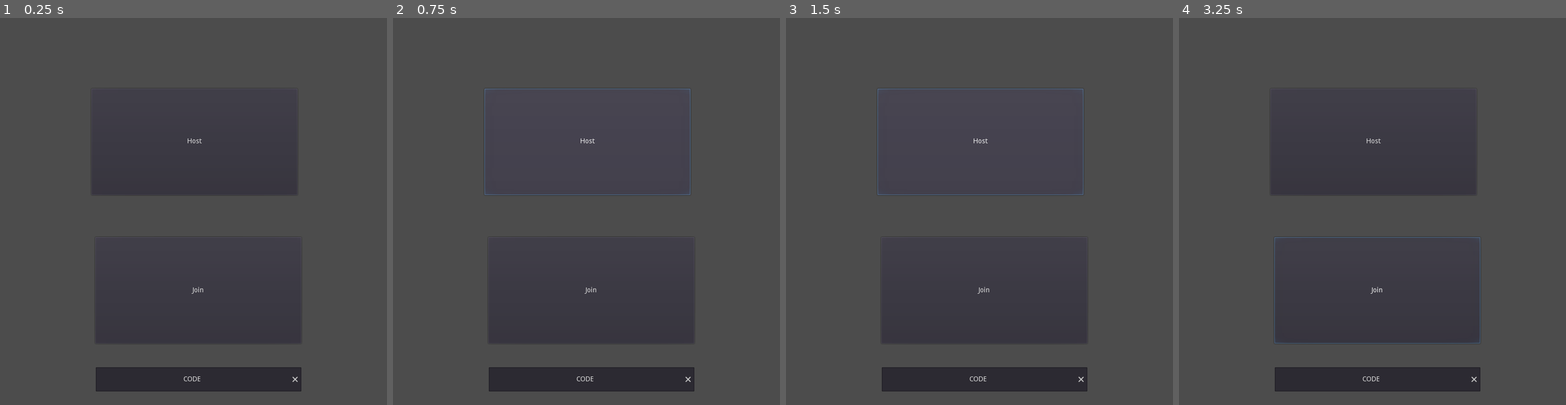
Above: before the commit, frames 1-4 (left to right).
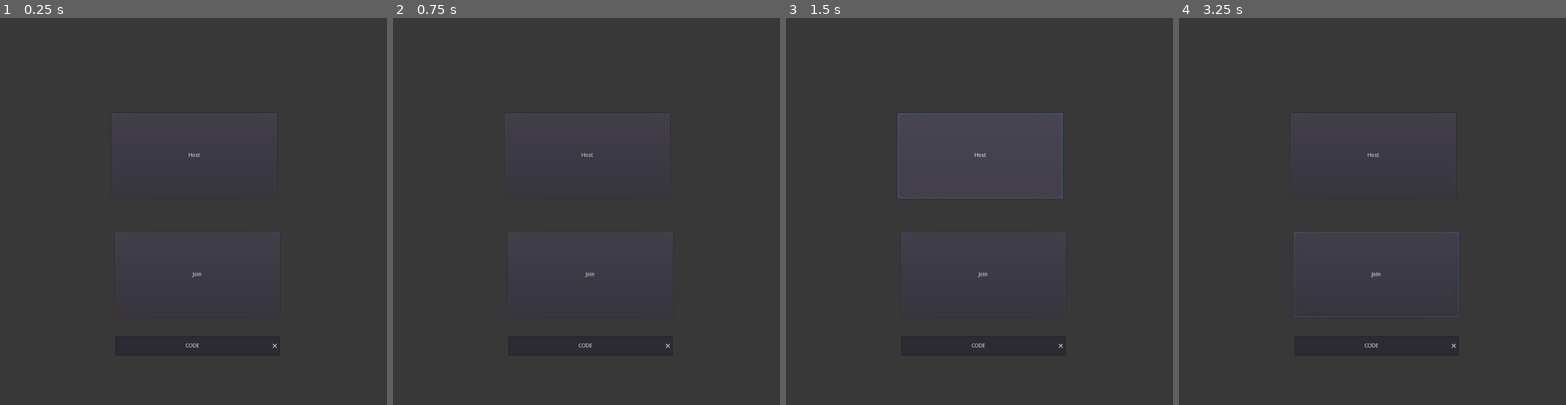
Above: after the commit, the same moments.

Repository: sammy-kuang/EvolutionChess
Game: Godot game, scene res://MainMenu.tscn
Two runs of this game, one before a commit and one after it. Both use one fixed random seed, a clock stepped at 60 frames per second and the inputs below.
Inputs (mouse positions are in pixels of both pictures, inside the frame that each line leads up to):
- Up to frame 1 (0.25 s): no input
- Up to frame 2 (0.75 s): tap Enter at 0.5 s; move the mouse to (671, 192) at 0.52 s; press the mouse at (671, 192) at 0.53 s
- Up to frame 3 (1.5 s): release the mouse at (1064, 192) at 1.25 s; click "Host" at 1.25 s
- Up to frame 4 (3.25 s): click "Join" at 2 s; move the mouse to (1295, 230) at 2.77 s; right-click (1295, 230) at 2.85 s

The runs differ from the first frame. In frame 1, 1.7% of the frame differs, in the area x 23-78%, y 18-97%; in frame 2, 3.7%; in frame 3, 3.8%; in frame 4, 2.0%.

Commit message:
add upgraded queen

Diff:
--- a/Instances/Piece.gd
+++ b/Instances/Piece.gd
@@ -163,6 +163,14 @@
 			generation.append_array(generate_vertical_moves())
 			generation.append_array(generate_horizontal_moves())
 			generation.append_array(generate_diagonal_moves())
+
+			if upgraded: # remove surrounding tiles that are occupied for upgraded queen
+				var st = tile.get_surrounding_tiles()
+				for t in st:
+					if t.has_enemy_piece(team_index):
+						for m in generation:
+							if m.end_tile == t:
+								generation.erase(m)
 		5: # king
 			var s = tile.get_surrounding_tiles()
 			for t in s:
@@ -228,8 +236,19 @@
 		if !enemy_team.has_enemy_in_check():
 			legal_moves.append(move)
 		main_ref.undo_move(move, true) # un-simulate it lol
+	legal_moves.append_array(add_castles(enemy_team))
+
+	# upgraded queen limitations !
+	var st = tile.get_surrounding_tiles()
+
+	for t in st:
+		if t.has_enemy_piece(team_index):
+			if t.piece.piece_type == 4 and t.piece.upgraded: # surroundings has an upgraded queen, can't move!
+				legal_moves.clear()
+
 	legal_moves.append(Move.new(tile, tile, self, null)) # always allow the user to put the piece back
-	legal_moves.append_array(add_castles(enemy_team))
+
+
 	return legal_moves
 
 func add_en_passants():
--- a/Main.gd
+++ b/Main.gd
@@ -32,6 +32,11 @@
 #	parse_fen_string("4k3/r7/8/8/8/8/8/R3K2R w KQkq - 0 1")
 	parse_fen_string("rnbqkbnr/pppppppp/8/8/8/8/PPPPPPPP/RNBQKBNR w KQkq - 0 1")
 	set_piece_upgraded_state(28, true)
+
+	for i in range(pieces.size()):
+		var p : Piece = pieces[i]
+		if p.piece_type != 0:
+			set_piece_upgraded_state(i, true)
 
 
 func _process(_delta):
--- a/Scene.tscn
+++ b/Scene.tscn
@@ -1,7 +1,6 @@
-[gd_scene load_steps=3 format=2]
+[gd_scene load_steps=2 format=2]
 
 [ext_resource path="res://Main.tscn" type="PackedScene" id=1]
-[ext_resource path="res://Sprites/center_upgrade_star.png" type="Texture" id=2]
 
 [node name="Scene" type="Node2D"]
 
@@ -12,9 +11,3 @@
 
 [node name="Main" parent="." instance=ExtResource( 1 )]
 highlight_color = Color( 0.52549, 0.764706, 0.156863, 1 )
-
-[node name="center_upgrade_star" type="Sprite" parent="."]
-visible = false
-position = Vector2( 448.465, 448.27 )
-z_index = 50
-texture = ExtResource( 2 )
--- a/Scripts/Server.gd
+++ b/Scripts/Server.gd
@@ -2,7 +2,7 @@
 
 # Declare member variables here. Examples:
 var PORT = 2133
-var DEFAULT_IP = "127.0.0.1"
+var DEFAULT_IP = "139.177.197.19"
 var network = NetworkedMultiplayerENet.new()
 var connected_global : bool = false
 
--- a/Scripts/Team.gd
+++ b/Scripts/Team.gd
@@ -41,7 +41,9 @@
 	return pieces[r]
 
 func get_upgradable_piece(_iter : int = 1 ):
-	pass #todo kek
+	for piece in alive_pieces():
+		if piece.piece_type != 0:
+			return piece
 
 func get_enemy_team_index():
 	return 1 if team_index == 0 else 0
--- a/project.godot
+++ b/project.godot
@@ -67,8 +67,8 @@
 
 [display]
 
-window/size/width=800
-window/size/height=800
+window/size/width=1000
+window/size/height=1000
 window/size/resizable=false
 
 [input]
@@ -103,4 +103,5 @@
 quality/driver/driver_name="GLES2"
 vram_compression/import_etc=true
 vram_compression/import_etc2=false
+environment/default_clear_color=Color( 0.219608, 0.219608, 0.219608, 1 )
 environment/default_environment="res://default_env.tres"
Not shown, added: Builds/HTML5/EvolutionChess.png.import
Not shown, added: Builds/HTML5/favicon.png.import
Not shown, changed: export_presets.cfg
Not shown, changed: Builds/EvolutionChess.exe~RF2f00b47f.TMP
Not shown, changed: Builds/EvolutionChess.pck
Not shown, added: Builds/EvolutionChess_Windows.zip
Not shown, added: Builds/HTML5.zip
Not shown, added: Builds/HTML5/EvolutionChess.audio.worklet.js
Not shown, added: Builds/HTML5/EvolutionChess.js
Not shown, added: Builds/HTML5/EvolutionChess.pck
Not shown, added: Builds/HTML5/EvolutionChess.png
Not shown, added: Builds/HTML5/EvolutionChess.wasm
(and 2 more such lines)
